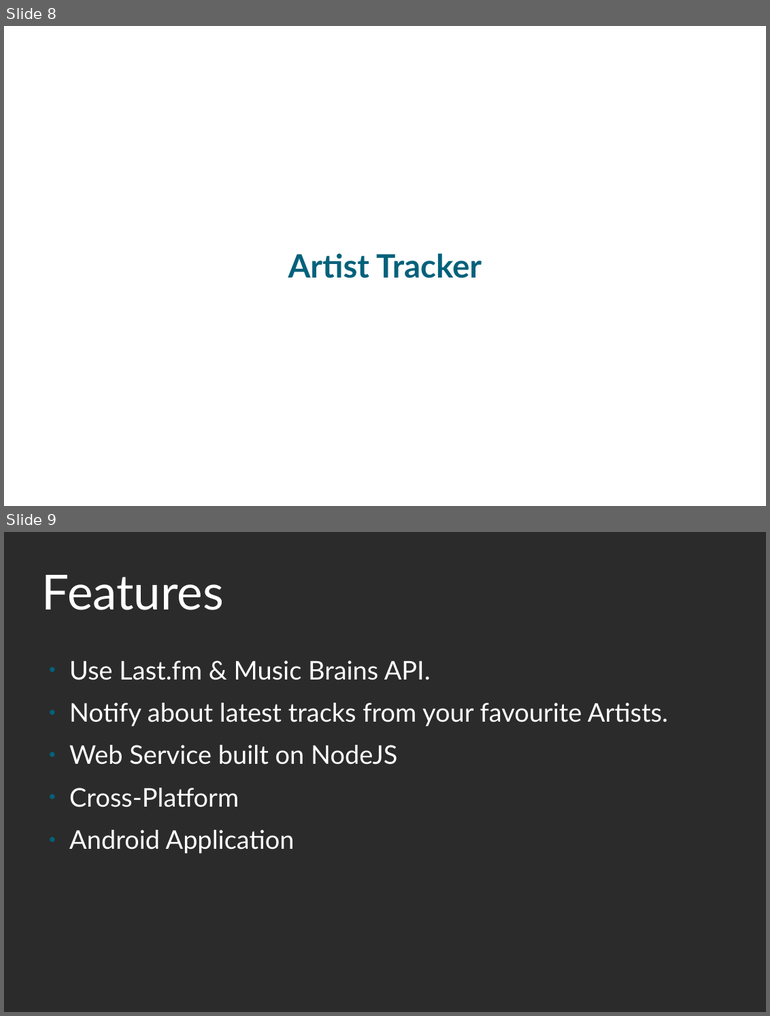
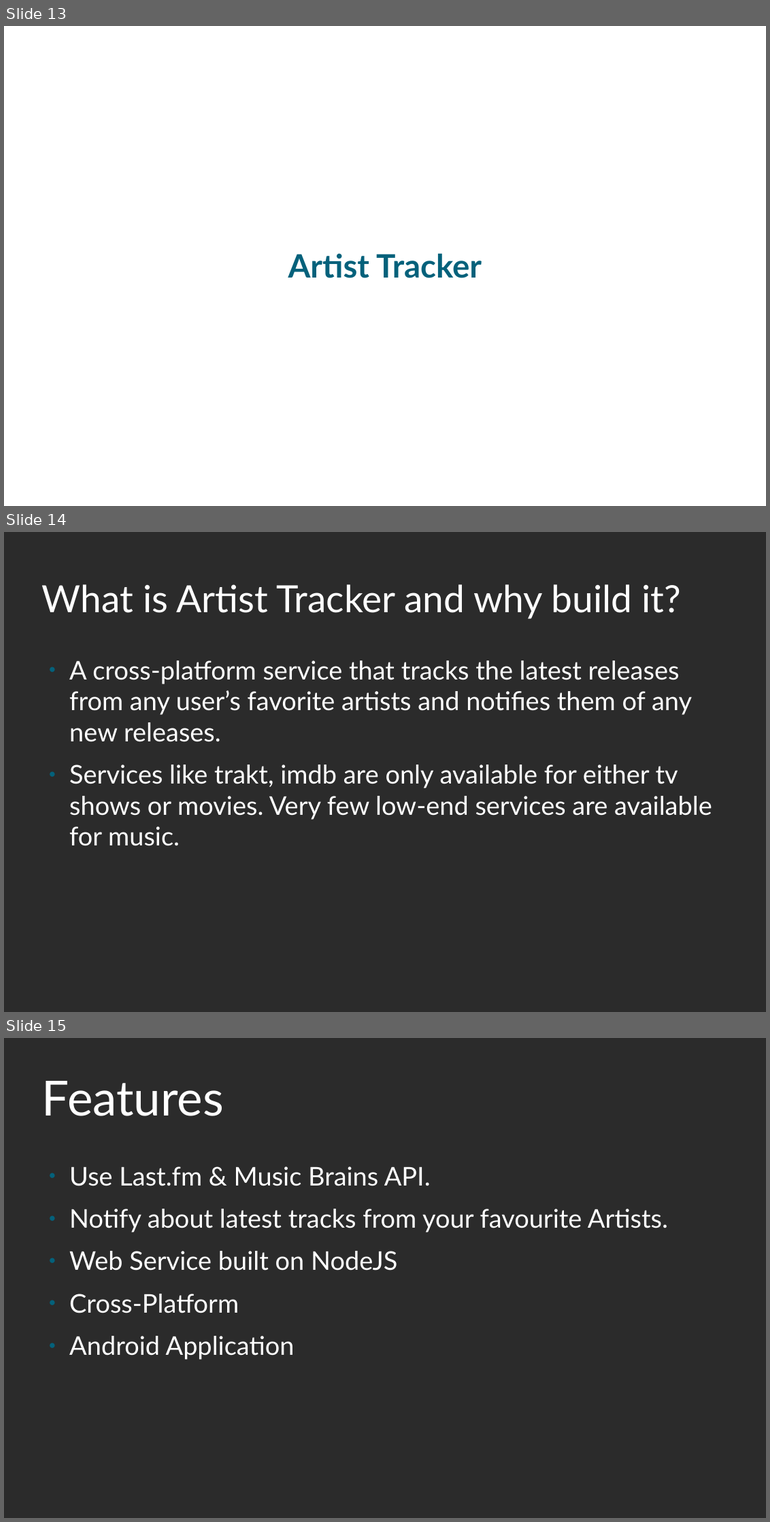
Before and after one commit to prajjwaldimri/artist-tracker, a slide deck: presentations/First.odp. Shown one above the other, each under a label of ours: slides 8 and 9 before the commit, slides 13, 14 and 15 after it. The pictures are 770x1016 and 770x1522 pixels, drawn with LibreOffice and Linux fonts; fonts in the diff are those of the drawing; background and template pictures are left out; a plain dark background stands for a picture behind light text. Boxes give left, top, right and bottom in pixels: in the first picture for what was removed or moved away, otherwise in the second. Text is boxed around its words. In the diff, an @@ line names an element or a change of style, - is before the commit and + after.

```diff
--- a/presentations/First.odp
+++ b/presentations/First.odp
@@ slide 14 added at (4,532,766,1012), background picture (left out) @@
@@ title added at (42,584,681,619), 46.5 pt, text #FFFFFF @@
+What is Artist Tracker and why build it?
@@ text added at (69,661,712,846), 32 pt, text #FFFFFF @@
+● A cross-platform service that tracks the latest releases from any user’s favorite artists and notifies them of any new releases.
+● Services like trakt, imdb are only available for either tv shows or movies. Very few low-end services are available for music.
@@ what was slide 8 is now slide 13 @@
@@ what was slide 9 is now slide 15 @@
```
Also in this commit, not shown: 3 slides changed, 6 other slides added, 11 other files.
